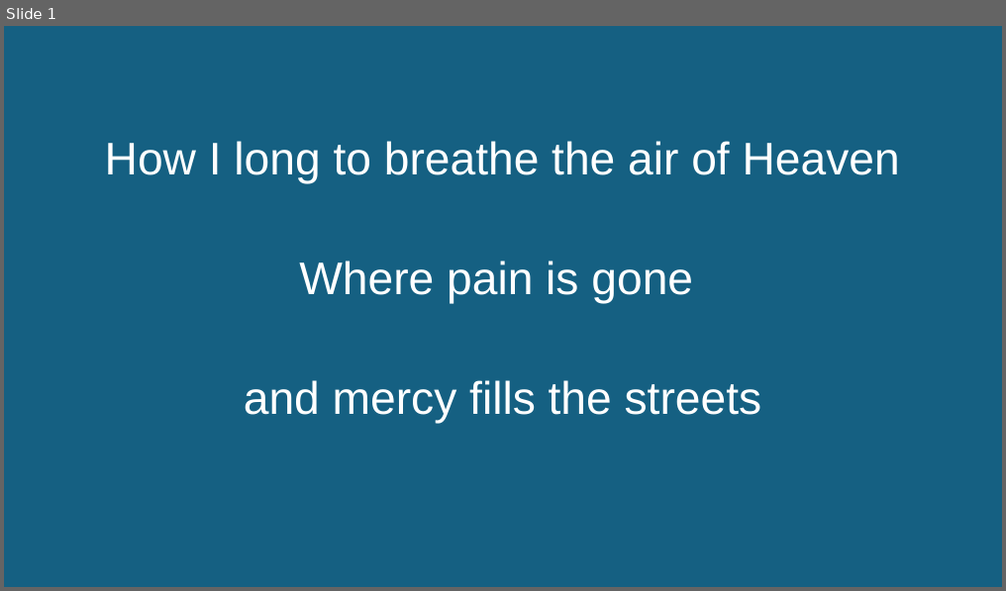
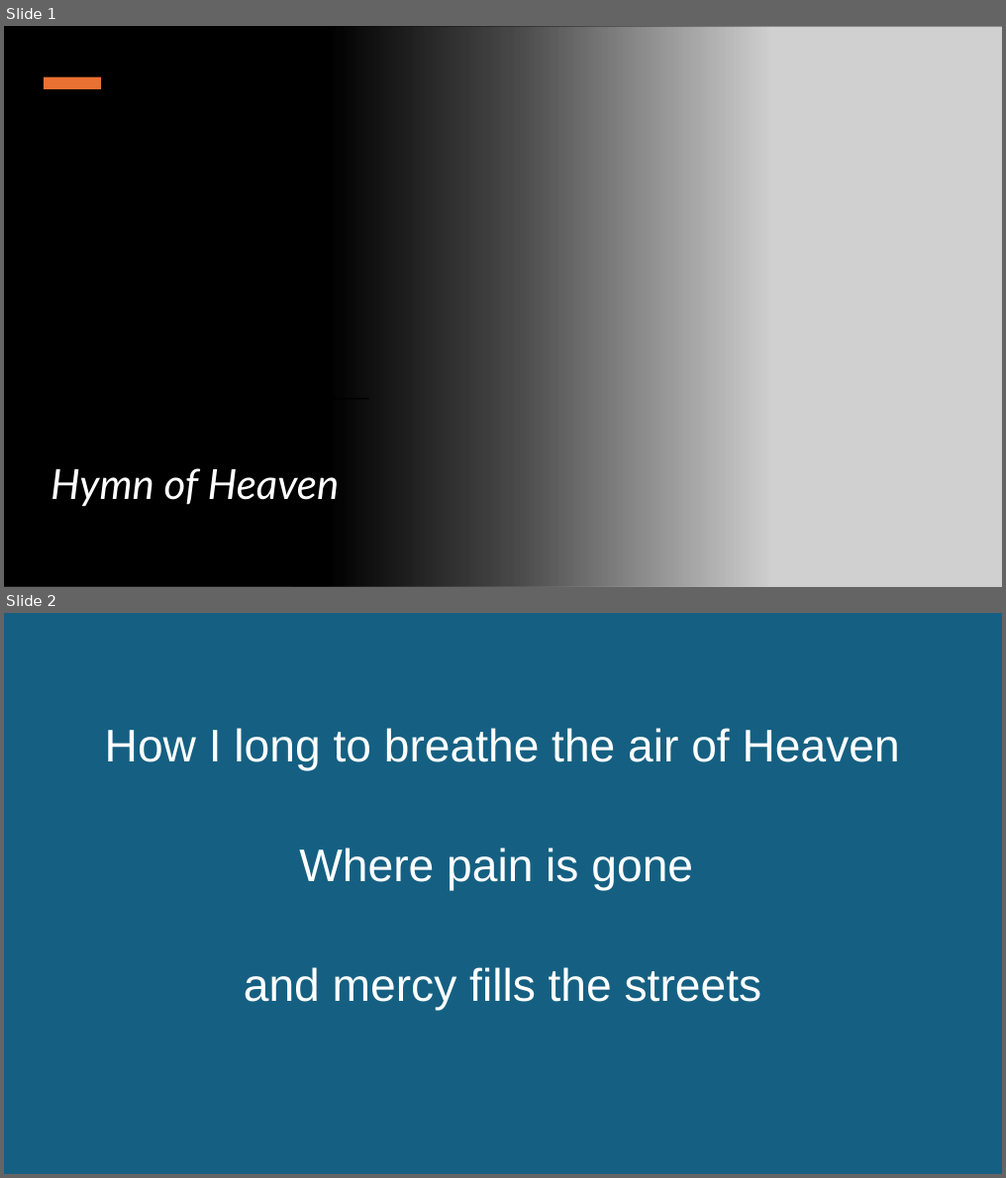
Before and after one commit to kendall412/worship, a slide deck: Hymn of Heaven.pptx. Shown one above the other, each under a label of ours: slide 1 before the commit, slides 1 and 2 after it. The pictures are 1006x591 and 1006x1178 pixels, drawn with LibreOffice and Linux fonts; fonts in the diff are those of the drawing; grey boxes stand for pictures. Boxes give left, top, right and bottom in pixels: in the first picture for what was removed or moved away, otherwise in the second. Text is boxed around its words. In the diff, an @@ line names an element or a change of style, - is before the commit and + after.

```diff
--- a/Hymn of Heaven.pptx
+++ b/Hymn of Heaven.pptx
@@ slide 1 added at (4,26,1002,587), background #FFFFFF @@
@@ rectangle added at (4,26,768,587), fill gradient #000000 @@
@@ picture added at (292,26,1002,587) @@
@@ rectangle added at (44,77,101,89), fill #E97132 @@
@@ rectangle added at (44,398,369,399), fill #000000 @@
@@ subtitle added at (51,469,340,507), 40 pt, text #FFFFFF, italic @@
+Hymn of Heaven
@@ what was slide 1 is now slide 2 @@
```
Also in this commit, not shown: 7 other files.
